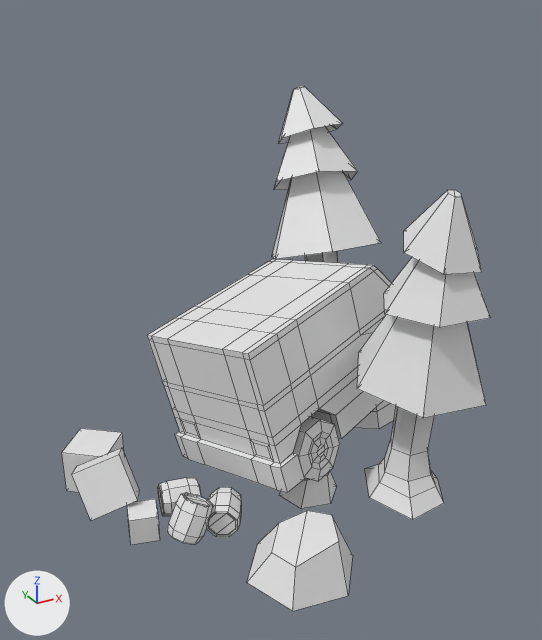
The FBX model Assets/Imports/Models/Reworked/waste_2.fbx as it was, and as the next commit left it.
Rendered twice from a camera (50 mm lens) standing at (-0.0225, -0.0389, 0.03) and looking at (-0.0011, 0.0002, 0.0104). Lighting does not change. The marker at lower left points along +X, +Y and +Z. Mesh edges are drawn as thin lines. Materials are left out; every surface is plain grey. Where no turn or scale is listed for an object, it has been applied to the vertices.

In view in the first picture: 'Wreck'.
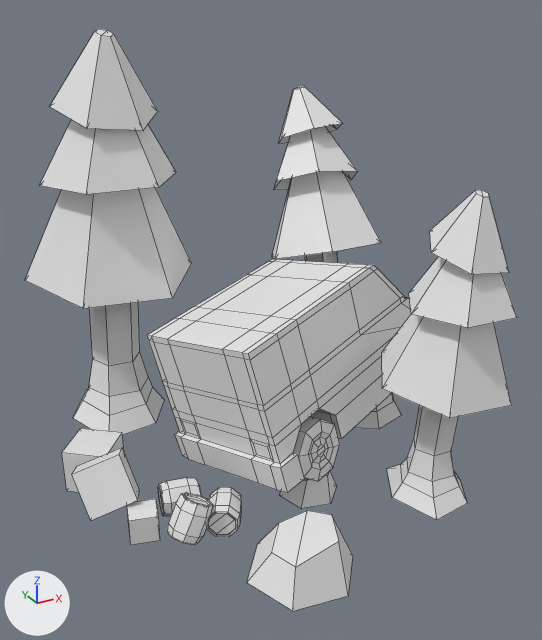
The newer file is also turned or shifted as a whole; pictures and numbers use the older file's frame.

What the commit changed:
me_circle_013 is used by ob_wreck; location (0.0, 0.0, 0.0).
me_circle_013 had 828 vertices, 800 faces and spanned x -0.015..0.0142, y -0.0135..0.0153, z 0.0..0.023.
me_circle_013 now has 894 vertices, 866 faces and spans x -0.015..0.0142, y -0.0135..0.0166, z 0.0..0.0278.
me_circle_013 part 1: the loose piece of 66 vertices spanning x 0.0007..0.0093, y -0.0116..-0.0037, z 0.0..0.0201 is copied, and the copy is scaled about its middle by 1.38, then moved by (-0.013, 0.0188, 0.0038); it spans x -0.014..-0.0021, y 0.0057..0.0166, z 0.0..0.0278.
Part 2, on me_circle_013:
41 vertices in x 0.0018..0.0093, y -0.0116..-0.0037, z 0.0..0.0201 move by (0.0013, -0.0007, 0.0).
18 vertices in x 0.0024..0.0075, y -0.0111..-0.0041, z 0.0..0.0201 move by (0.0013, -0.0008, 0.0).
4 vertices in x 0.0038..0.0071, y -0.0092..-0.0055, z 0.0034..0.015 move by (0.0012, -0.0008, 0.0).
3 vertices in x 0.0007..0.0077, y -0.0106..-0.0072, z 0.0085..0.0164 move by (0.0012, -0.0007, 0.0).

Where the change shows, as pixel boxes (x1, y1, x2, y2) in the pictures (542 x 640 px; the box of a moved part takes in the faces that stretch with it):
'Wreck', reshaped (15% wider, 11% taller)
    before: (62, 86, 490, 611)
    after: (25, 29, 517, 611)
part 1 of me_circle_013, added
    after: (25, 29, 192, 435)
part 2 of me_circle_013, moved or reshaped
    before: (357, 190, 490, 520)
    after: (382, 190, 517, 520)
